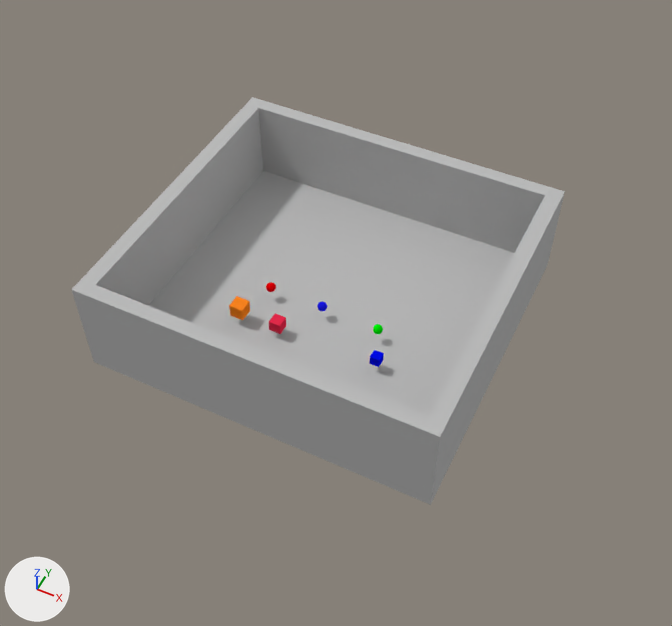
Before and after pictures for a commit that changed the Blender file Blender Game/maingame.blend.
One viewpoint serves both versions: a 50 mm camera at (18.2, -35.8, 44.2) aimed at (1.4, -2.1, 2.0). Every picture has the same lights, and +X, +Y and +Z are marked at lower left.

Before the edit, the objects in view are built like this:
```python
me_untitled = bpy.data.meshes.new('Untitled')
me_untitled.from_pydata(...)  # 20 vertices, 18 faces; spans x -0.5..0.5, y -0.5..5.99, z -0.5..0.5
me_untitled.materials.append(mat_lambert1)  # grey #bcbcbc
ob_pcube1 = bpy.data.objects.new('pCube1', me_untitled)
ob_pcube1.location = (0.0, 0.0, -0.05)
ob_pcube1.rotation_euler = (1.572, -0.00202, 0.00136)  # degrees (90, -0.1, 0.1)
ob_pcube1.scale = (22.4, 1.0, 20.4)
```
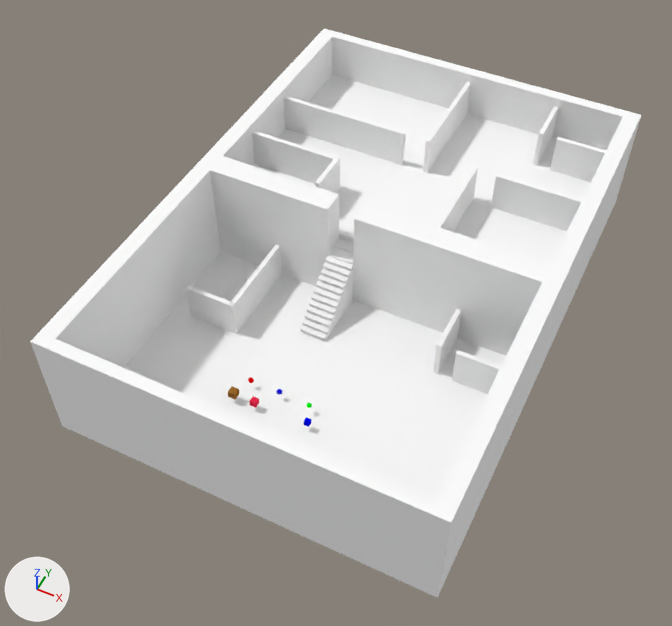
Location of each change, (x1, y1, x2, y2) in pixels of the pictures (672 x 626 px):
'pCube16', added
    after: (30, 29, 641, 598)
'pCube1', deleted
    before: (72, 97, 565, 505)

Edits to the bpy script that builds the scene:
```text
Add mat_lambert2:
    mat_lambert2 = diffuse_material('lambert2')
    mat_lambert2.base_color = (1.0, 1.0, 1.0)  # white #ffffff
Add me_untitled_001:
    me_untitled_001.from_pydata(...)  # 582 vertices, 548 faces; spans x -20.1..20.1, y 0.8..13.8, z -43.0..14.3
    me_untitled_001.materials.append(mat_lambert2)  # its picture is missing
Remove ob_pcube1:
    ob_pcube1 = bpy.data.objects.new('pCube1', me_untitled)
    ob_pcube1.location = (0.0, 0.0, -0.05)
    ob_pcube1.rotation_euler = (1.572, -0.00202, 0.00136)  # degrees (90, -0.1, 0.1)
    ob_pcube1.scale = (22.4, 1.0, 20.4)
Add ob_pcube16:
    ob_pcube16 = bpy.data.objects.new('pCube16', me_untitled_001)
    ob_pcube16.location = (2.48, -7.77, 0.82)
    ob_pcube16.rotation_euler = (1.571, 0.0, 0.0)  # degrees (90, 0, 0)
    ob_pcube16.scale = (0.562, 0.562, 0.562)
```
